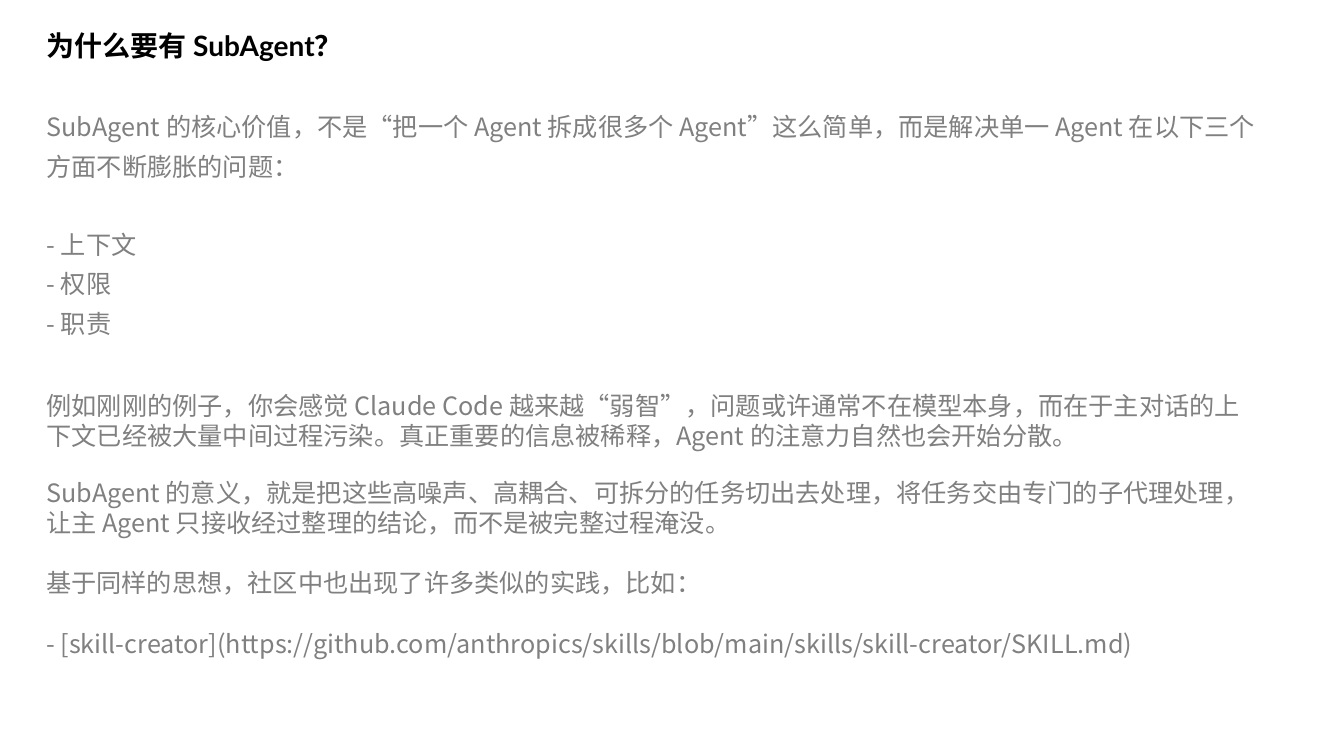
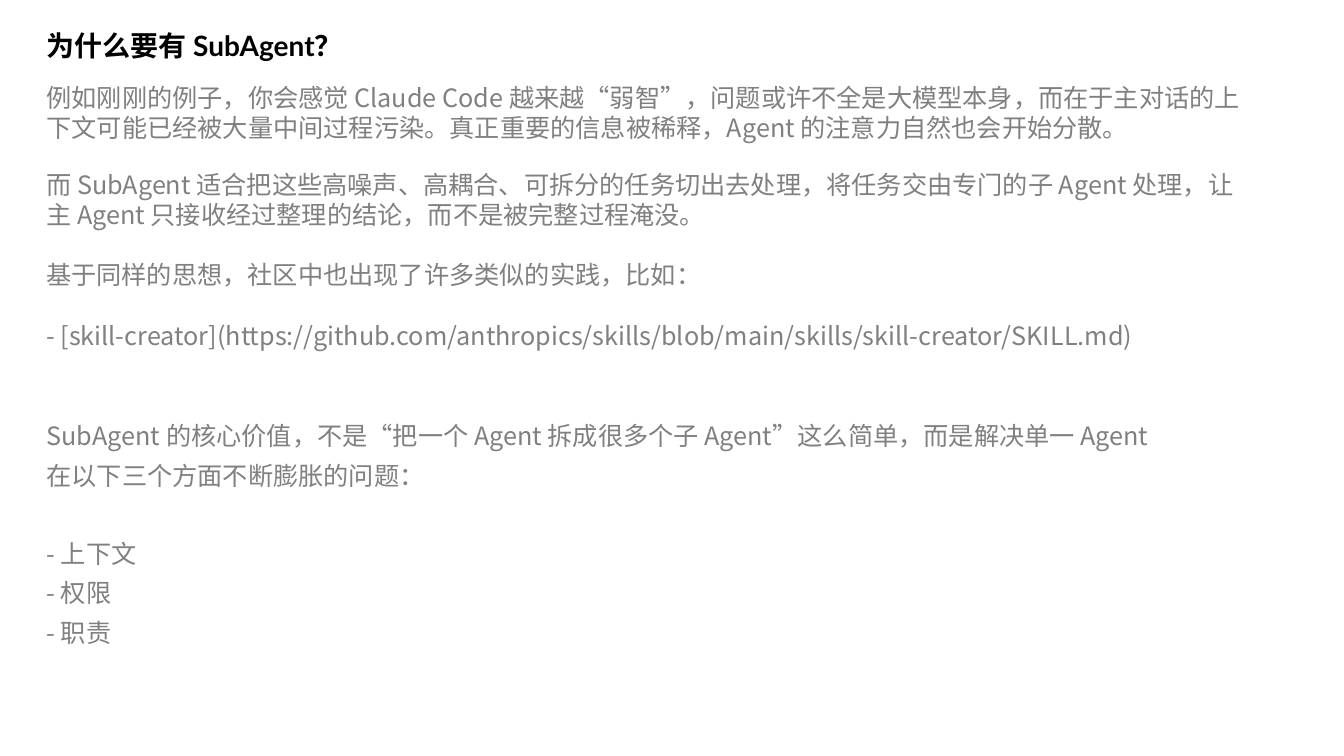
Before and after one commit to enson0131/vitePress-blob, a slide deck: slide 8 of docs/public/assets/ppt/Claude Code 中的 SubAgent.pptx. Drawn at 1344x756 pixels with LibreOffice and Linux fonts; fonts in the diff are those of the drawing. Boxes give left, top, right and bottom in pixels: in the first picture for what was removed or moved away, otherwise in the second. Text is boxed around its words. In the diff, an @@ line names an element or a change of style, - is before the commit and + after.

Commit message:
docs: 更新 SubAgent 文档，替换现有的 PPT 文件以反映最新的团队创建示意图和相关内容，提升文档的可视化效果

```diff
--- a/docs/public/assets/ppt/Claude Code 中的 SubAgent.pptx
+++ b/docs/public/assets/ppt/Claude Code 中的 SubAgent.pptx
@@ text at [47, 86, 1240, 143]: text changed @@
-例如刚刚的例子，你会感觉 Claude Code 越来越“弱智”，问题或许通常不在模型本身，而在于主对话的上下文已经被大量中间过程污染。真正重要的信息被稀释，Agent 的注意力自然也会开始分散。
+例如刚刚的例子，你会感觉 Claude Code 越来越“弱智”，问题或许不全是大模型本身，而在于主对话的上下文可能已经被大量中间过程污染。真正重要的信息被稀释，Agent 的注意力自然也会开始分散。
@@ text "而 SubAgent 适合把这些高噪声、高耦合、可拆分的任务切出去处理，将任务交由专门的子 Agent 处理，让主 ...": place and size @@
-text "而 SubAgent 适合把这些高噪声、高耦合、可拆分的任务切出去处理，将任务交由专门的子 Agent 处理，让主 ..." at [46, 481, 1250, 659]
+text "而 SubAgent 适合把这些高噪声、高耦合、可拆分的任务切出去处理，将任务交由专门的子 Agent 处理，让主 ..." at [46, 173, 1234, 351]
@@ text at [46, 173, 1234, 230]: text changed @@
-SubAgent 的意义，就是把这些高噪声、高耦合、可拆分的任务切出去处理，将任务交由专门的子代理处理，让主 Agent 只接收经过整理的结论，而不是被完整过程淹没。
+而 SubAgent 适合把这些高噪声、高耦合、可拆分的任务切出去处理，将任务交由专门的子 Agent 处理，让主 Agent 只接收经过整理的结论，而不是被完整过程淹没。
@@ text "SubAgent 的核心价值，不是“把一个 Agent 拆成很多个子 Agent”这么简单，而是解决单一 ...": place and size @@
-text "SubAgent 的核心价值，不是“把一个 Agent 拆成很多个子 Agent”这么简单，而是解决单一 ..." at [47, 115, 1255, 335]
+text "SubAgent 的核心价值，不是“把一个 Agent 拆成很多个子 Agent”这么简单，而是解决单一 ..." at [47, 424, 1149, 644]
@@ text at [47, 424, 1149, 487]: text changed @@
-SubAgent 的核心价值，不是“把一个 Agent 拆成很多个 Agent”这么简单，而是解决单一 Agent 在以下三个方面不断膨胀的问题：
+SubAgent 的核心价值，不是“把一个 Agent 拆成很多个子 Agent”这么简单，而是解决单一 Agent 在以下三个方面不断膨胀的问题：
```
Also in this commit, not shown: 11 other slides changed, 1 other file.
